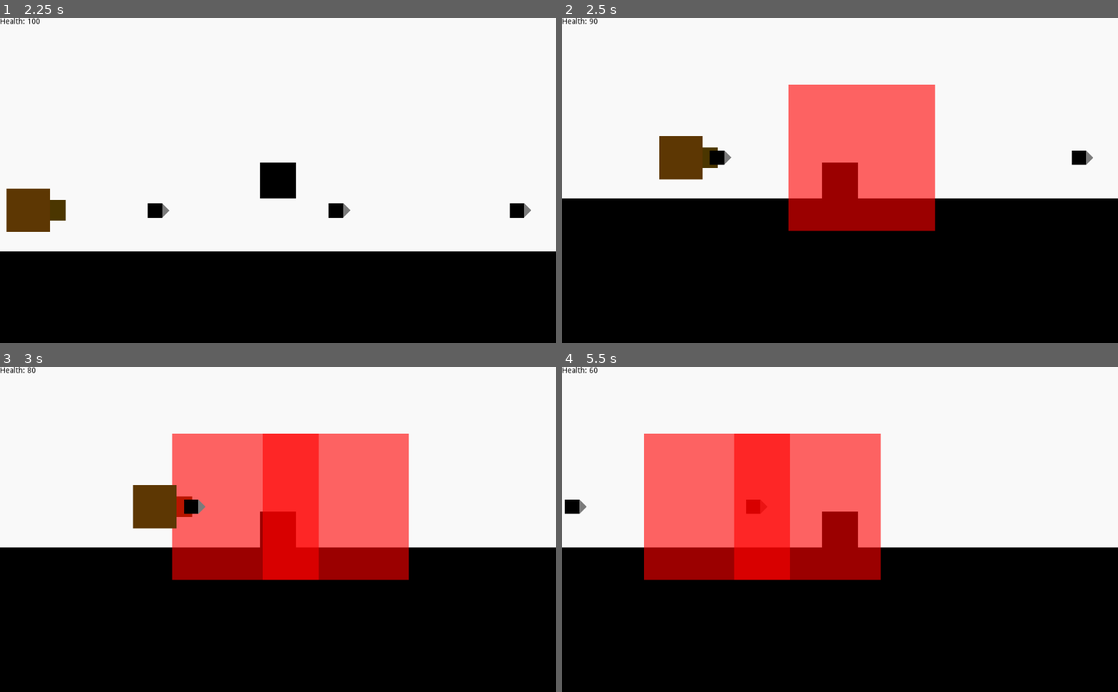
Above: before the commit, frames 1-4 (two rows, left to right).
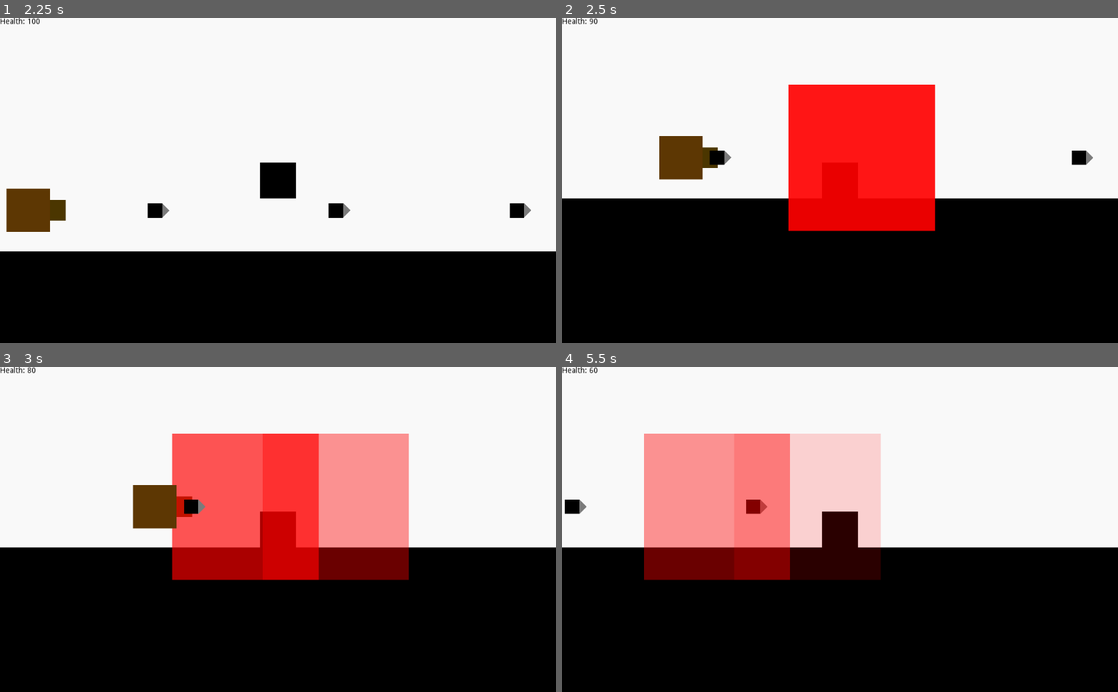
Above: after the commit, the same moments.

Repository: RavenJFelix/Square
Game: Godot game, scene res://testLevel/test.tscn
Same seed, same stepped clock (60 frames per second), same inputs: the game is played once before the commit and once after it. This scene is started directly instead of the project's main scene.
Inputs:
- Up to frame 1 (2.25 s): hold Right (ui_right) 0.53-2.03 s; tap Up (ui_up) at 0.77, 1.52 s; hold Left (ui_left) from 2.03 s (still down)
- Up to frame 2 (2.5 s): keep holding Left (ui_left)
- Up to frame 3 (3 s): release Left (ui_left) at 2.78 s; hold Right (ui_right) from 2.78 s (still down)
- Up to frame 4 (5.5 s): tap Up (ui_up) at 3.02, 3.77, 4.52 s; release Right (ui_right) at 4.28 s; hold Left (ui_left) 4.28-5.03 s; hold Right (ui_right) from 5.03 s (still down)

Frame 1 is identical in both runs. In frame 2, 12% of the frame differs, in the area x 40-68%, y 20-66%; in frame 3, 7.3%; in frame 4, 19%, in the area x 14-58%, y 20-66%.

Commit message:
Add explosion fade

Diff:
--- a/effects/simple-explosion/simple-explosion.gd
+++ b/effects/simple-explosion/simple-explosion.gd
@@ -1,9 +1,10 @@
 extends Area2D
 var damage_done = false
 export var damage = 10
+export var extinguish_time = 1
 # Called when the node enters the scene tree for the first time.
 func _ready():
-	$Timer.start(1)
+	$Timer.start(extinguish_time)
 	pass # Replace with function body.
 func _physics_process(delta):
 	if not damage_done:
@@ -12,6 +13,7 @@
 			if body.has_method("damage"):
 				body.damage(damage)
 				damage_done = true
+	$Polygon2D.color.a = ($Timer.time_left / extinguish_time)
 # Called every frame. 'delta' is the elapsed time since the previous frame.
 #func _process(delta):
 #	pass
